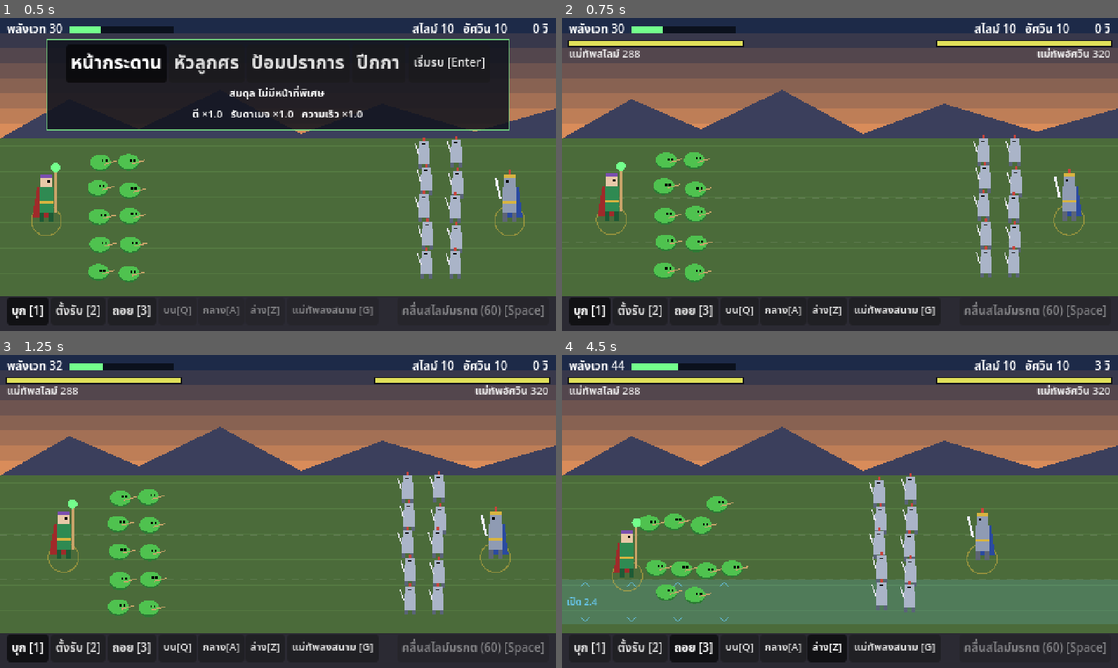
Above: before the commit, frames 1-4 (two rows, left to right).
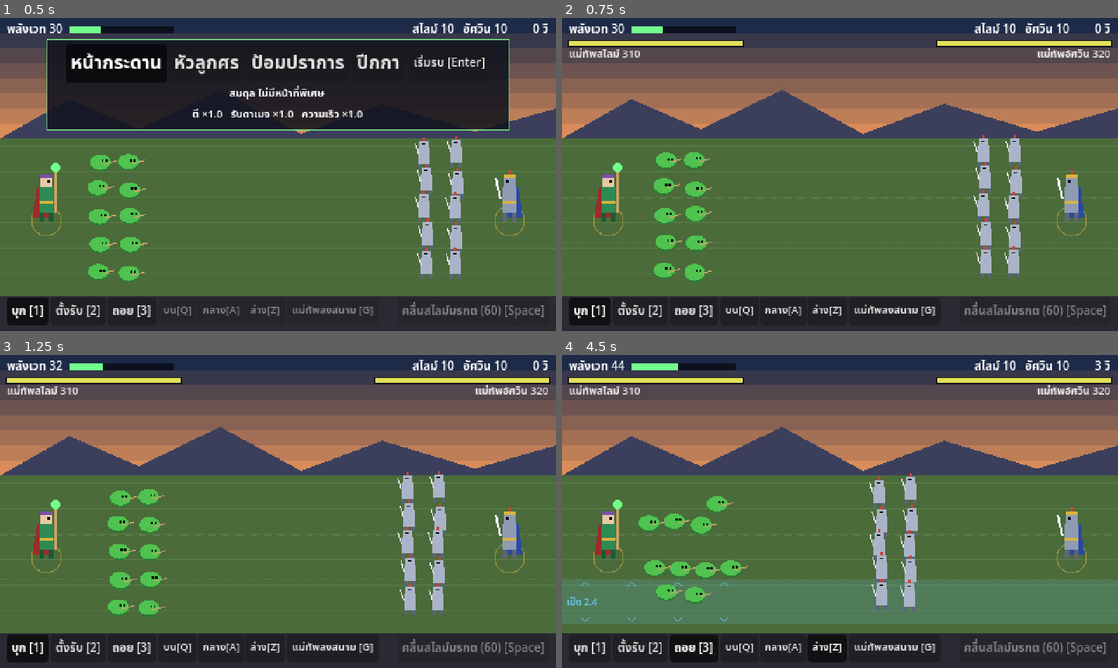
Above: after the commit, the same moments.

Repository: tomorrow-writer/GateFall
Game: Godot game, scene res://scenes/Battle.tscn
The game is run twice, just before and just after one commit, with the same random seed, the same clock (stepped at 60 frames per second) and the same inputs.
Inputs (mouse positions are in pixels of both pictures, inside the frame that each line leads up to):
- Up to frame 1 (0.5 s): no input
- Up to frame 2 (0.75 s): click "เริ่มรบ [Enter]" at 0.5 s
- Up to frame 3 (1.25 s): no input
- Up to frame 4 (4.5 s): tap Enter at 1.25 s; move the mouse to (962, 495) at 1.27 s; hold Up 1.28-2.03 s; tap 1 at 1.35 s; click (962, 495) at 1.42 s; tap Space at 1.52, 2.27, 3.77 s; move the mouse to (728, 527) at 2.02 s; hold Down 2.03-2.78 s; tap 2 at 2.1 s; move the mouse to (895, 442) at 2.77 s; hold Up 2.78-4.28 s; tap 3 at 2.85 s; move the mouse to (812, 574) at 3.52 s; tap Q at 3.6 s; click (812, 574) at 3.67 s; move the mouse to (1006, 558) at 4.27 s; hold A from 4.28 s (still down); tap Z at 4.35 s

Frame 1 is identical in both runs. In frame 2, 0.9% of the frame differs, in the area x 5-95%, y 10-70%; in frame 3, 2.0%; in frame 4, 2.5%, in the area x 5-95%, y 10-83%.

Commit message:
Generals hold their post until sent in
- A general no longer follows its troops: it stands at its post (DF style),
  only hits enemies that reach it, and walks back there after a recall.
  With its troops gone it fights on its own.
- Opening a lane moves troops only; the general stays, so a lane special
  aimed at it still lands.
- Per-general style: front_take (damage taken at the front) and ai_charge
  (front / mopup / never). Slime general is a brawler (front, x2.5),
  knight general a commander (never, x1.5).
- Retuned: slime general 310 hp / 17 atk (even duel), wave 10 dmg with
  range 420, general_charge.front_take 1.5. Line/charge mirror 50/50.

Co-Authored-By: Claude Opus 5.5 <noreply@anthropic.com>
Claude-Session: https://claude.ai/code/session_01XNNexvR8wr8HuLqn2xjHR4

Diff:
--- a/gate-fall-game/data/battle_config.json
+++ b/gate-fall-game/data/battle_config.json
@@ -42,8 +42,8 @@
   "_split_note": "Open a lane: troops in it step out to the neighbouring lane at speed_mult x their speed, nobody enters it for duration s, everyone hits crowd_atk x while it is open. margin = px around the lane that also counts as inside.",
   "split": { "label": "แยกเลน", "duration": 2.5, "speed_mult": 2.5, "crowd_atk": 0.95, "margin": 2 },
 
-  "_general_charge_note": "General fights at the front: +mp_on_hit MP per hit it lands, specials launch from where it stands; takes channel_take x damage while channelling a special at the front; walks back at return_spd_mult x speed when recalled.",
-  "general_charge": { "label": "แม่ทัพลงสนาม", "mp_on_hit": 8, "channel_take": 1.25, "return_spd_mult": 0.8 },
+  "_general_charge_note": "General fights at the front: +mp_on_hit MP per hit it lands, specials launch from where it stands; takes front_take x damage out there, and channel_take x on top while channelling a special; walks back at return_spd_mult x speed when recalled.",
+  "general_charge": { "label": "แม่ทัพลงสนาม", "mp_on_hit": 8, "front_take": 1.5, "channel_take": 1.25, "return_spd_mult": 0.8 },
 
   "units": {
     "slime_big": {
@@ -73,18 +73,18 @@
       "hp": 64, "atk": 7, "cd": 1.1, "spd": 24,
       "reach": 25, "radius": 10
     },
-    "_generals_note": "Generals, starting point from run_sims: slime general 6x hp / 3x atk of a big slime; knight general 5x hp / ~2.6x atk of a knight (6x/3x made slimes win only 5-20%). A bit slower than troops. engage_range = fights enemies this close; follow_gap = hangs this far behind its troops.",
+    "_generals_note": "Generals start at general_spot behind their army and stay there (hitting only enemies that reach them) until sent in with general_charge; sized so a general-vs-general duel (when all troops are gone) is about even: slime 310 hp / 17 atk vs knight 320 / 18. Each general has a style: front_take = its own damage-taken x when sent in (else general_charge.front_take), ai_charge = how the AI uses it: front (fights at the front from the start), mopup (goes in to finish a beaten army), never. The slime general is a brawler (strong at the front, so it pays more there); the knight general is a commander who should stay back",
     "general_slime": {
       "kind": "general", "role": "general",
-      "hp": 288, "atk": 15, "cd": 1.0, "spd": 24,
+      "hp": 310, "atk": 17, "cd": 1.0, "spd": 24,
       "reach": 28, "radius": 14,
-      "engage_range": 70, "follow_gap": 45
+      "front_take": 2.5, "ai_charge": "front"
     },
     "general_knight": {
       "kind": "general", "role": "general",
       "hp": 320, "atk": 18, "cd": 1.1, "spd": 20,
       "reach": 28, "radius": 14,
-      "engage_range": 70, "follow_gap": 45
+      "front_take": 1.5, "ai_charge": "never"
     }
   },
 
@@ -135,7 +135,7 @@
       "lanes": 0,
       "telegraph": 1.75,
       "launch_offset": 12,
-      "range": 300,
+      "range": 420,
       "min_damage_pct": 40,
       "start_x": 30,
       "speed": 300,
@@ -163,7 +163,7 @@
     }
   },
 
-  "_ai_note": "BattleAI, see scripts/battle/BattleAI.gd (sam …(542 unchanged characters)… se order until it passes. General charge: after charge_after s, go in at HP >= charge_hp with troop HP >= charge_adv x enemy's; come back at HP < return_hp or troop HP < return_adv x.",
+  "_ai_note": "BattleAI, see scripts/battle/BattleAI.gd (sam …(542 unchanged characters)… se order until it passes. General charge (mop-up): after charge_after s, go in at HP >= charge_hp with troop HP >= charge_adv x enemy's and at most charge_max_enemy_troops enemy troops left; come back at HP < return_hp or troop HP < return_adv x.",
   "ai": {
     "think_interval": 0.5,
     "min_share": 0.35,
@@ -179,7 +179,8 @@
     "full_response": "hold",
     "charge_after": 4,
     "charge_hp": 0.7,
-    "charge_adv": 1.1,
+    "charge_adv": 1.5,
+    "charge_max_enemy_troops": 3,
     "return_hp": 0.4,
     "return_adv": 0.7
   },
--- a/gate-fall-game/scripts/battle/BattleAI.gd
+++ b/gate-fall-game/scripts/battle/BattleAI.gd
@@ -17,13 +17,17 @@
 ##   general hurt with enemies on it: any hit, those enemies count danger_weight x.
 ##
 ## Dodging (checked every step): reaction_time s after an enemy cast starts,
-##   with chance dodge_skill: a lane special holding dodge_min_units of ours
-##   (the general counts general_weight) -> open that lane; a full-field special
+##   with chance dodge_skill: a lane special holding dodge_min_units of our
+##   troops -> open that lane; a full-field special
 ##   -> switch to full_response ("hold", "retreat" or "none") until it is over.
 ##
-## General charge (every think_interval s, after charge_after s): send the
-##   general in while its HP >= charge_hp and our troops' HP >= charge_adv x
-##   theirs; call it back when HP < return_hp or troops fall below return_adv x.
+## General charge (every think_interval s, after charge_after s), by the
+##   general's own style (units.<general>.ai_charge): "front" goes in while its
+##   HP >= charge_hp and comes back below return_hp; "never" stays; "mopup"
+##   (default) is a mop-up
+##   charge: send the general in while its HP >= charge_hp, our troops' HP >=
+##   charge_adv x theirs and at most charge_max_enemy_troops of theirs are left;
+##   call it back when HP < return_hp or troops fall below return_adv x.
 ## Tuning lives in battle_config.json "ai"; DEFAULTS below fill any gap.
 extends RefCounted
 
@@ -44,7 +48,8 @@
 	"full_response": "hold",
 	"charge_after": 4.0,
 	"charge_hp": 0.7,
-	"charge_adv": 1.1,
+	"charge_adv": 1.5,
+	"charge_max_enemy_troops": 3,
 	"return_hp": 0.4,
 	"return_adv": 0.7,
 }
@@ -225,8 +230,9 @@
 		var y1 := float(info.y1)
 		var exposure := 0.0
 		for u in sim.units:
-			if u.alive and u.side == s and u.y >= y0 and u.y <= y1:
-				exposure += float(tuning.general_weight) if u.is_general else 1.0
+			# troops only: the general does not step out of an opened lane
+			if u.alive and u.side == s and not u.is_general and u.y >= y0 and u.y <= y1:
+				exposure += 1.0
 		if exposure >= float(tuning.dodge_min_units) and s.split_lane != lane:
 			sim.split(side_id, lane)
 		return
@@ -246,16 +252,33 @@
 	if g == null or not g.alive or sim.time < float(tuning.charge_after):
 		return
 	var hp: float = g.hp / g.max_hp
+	# Each general has its own style (units.<general>.ai_charge):
+	#   "front" = fights at the front from the start, "mopup" = goes in to
+	#   finish a beaten army, "never" = always stays at its post.
+	var style := str(sim.cfg.units.get(g.type_id, {}).get("ai_charge", "mopup"))
+	if style == "never":
+		return
+	if style == "front":
+		# only alongside troops that are going in themselves
+		var with_troops: bool = not s.retreating and s.hold_range <= 0.0
+		if not s.gen_charge and hp >= float(tuning.charge_hp) and with_troops:
+			sim.set_general_charge(side_id, true)
+		elif s.gen_charge and (hp < float(tuning.return_hp) or not with_troops):
+			sim.set_general_charge(side_id, false)
+		return
 	var own := 0.0
 	var theirs := 0.0
+	var their_n := 0
 	for u in sim.units:
 		if u.alive and not u.is_general:
 			if u.side == s:
 				own += u.hp
 			else:
 				theirs += u.hp
+				their_n += 1
 	if not s.gen_charge:
-		if hp >= float(tuning.charge_hp) and own >= theirs * float(tuning.charge_adv):
+		if hp >= float(tuning.charge_hp) and own >= theirs * float(tuning.charge_adv) \
+				and their_n <= int(tuning.charge_max_enemy_troops):
 			sim.set_general_charge(side_id, true)
 	elif hp < float(tuning.return_hp) or own < theirs * float(tuning.return_adv):
 		sim.set_general_charge(side_id, false)
--- a/gate-fall-game/scripts/battle/BattleSim.gd
+++ b/gate-fall-game/scripts/battle/BattleSim.gd
@@ -26,11 +26,14 @@
 ##   set_order   charge / hold / retreat. Changing order costs switch_delay s
 ##               where the troops stand frozen (opening a lane does not).
 ##   split       open a lane for split.duration s: troops in it step out to the
-##               neighbouring lane(s) and nobody walks into it; everyone fights
-##               a little worse while crowded (split.crowd_atk).
+##               neighbouring lane(s) and none walk into it; everyone fights a
+##               little worse while crowded (split.crowd_atk). The general does
+##               not move: it stands at its post (DF style), so a special aimed
+##               at its lane still hits it.
 ##   set_general_charge  the general fights at the front like a soldier: gains
 ##               MP per hit (general_charge.mp_on_hit), specials launch from
-##               the front, but takes channel_take x damage while channelling,
+##               the front, but takes front_take x damage out there (and
+##               channel_take x more while channelling),
 ##               and walks back slower when recalled.
 ##
 ## Events: hit, die, spawn, cast (warning starts), launch, wavehit, cancel,
@@ -49,8 +52,10 @@
 ##   godot --headless --script res://tools/run_sims.gd -- --config=res://data/battle_config_prototype.json --per-battle --dodge=off --enemy-dodge=off
 ##
 ## Generals (CLAUDE.md section 5): a side with "general" in the config fields a
-## general that hangs back behind its troops, fights when an enemy comes within
-## engage_range (or when its troops are gone), and the side loses when it falls.
+## general that stands at its post behind the army (DF style) and only hits
+## enemies that reach it, until set_general_charge sends it in. A general
+## whose troops are all gone fights on its own (and two such generals duel). The side loses when
+## its general falls.
 class_name BattleSim
 extends RefCounted
 
@@ -93,12 +98,14 @@
 	var splits: int = 0  # times this side opened a lane
 	var gen_charge: bool = false  # general fights at the front
 	var gen_returning: bool = false  # recalled, walking back slowly
+	var home_x: float  # where the general stands when not sent in
+	var home_y: float
 	# Index of the general in `units`, -1 = none (side loses when all units are gone).
 	# An index, not a Unit reference: Unit.side points back here, and a
 	# reference cycle would leak.
 	var general_idx: int = -1
 	var troops: int  # alive non-general units at the start of the step
-	var troop_cx: float  # their centre, where the general follows
+	var troop_cx: float  # their centre
 	var troop_cy: float
 
 
@@ -129,9 +136,8 @@
 	var bx: float = 0.0  # where a split piece came from (view only)
 	var by: float = 0.0
 	var is_general: bool = false
+	var front_take: float = 0.0  # general: own damage-taken x at the front (0 = general_charge.front_take)
 	var flank_sign: int = 1  # -1 = upper half of the formation, +1 = lower (envelop side)
-	var engage_range: float = 0.0  # general: fights enemies closer than this
-	var follow_gap: float = 0.0  # general: stays this far behind its troops
 
 
 var cfg: Dictionary
@@ -257,6 +263,8 @@
 		var gx := float(sd.general_spot[0])
 		g.x = gx if s.facing == 1 else float(_field.width) - gx
 		g.y = float(sd.general_spot[1])
+		s.home_x = g.x
+		s.home_y = g.y
 		g.t = rng.next() * float(_combat.start_cd_jitter)
 		g.anim = rng.next() * float(_combat.anim_jitter)
 		s.general_idx = units.size()
@@ -316,6 +324,7 @@
 	var crowd_atk := float(_split_cfg.get("crowd_atk", 1))
 	var mp_on_hit := float(_gcharge_cfg.get("mp_on_hit", 0))
 	var channel_take := float(_gcharge_cfg.get("channel_take", 1))
+	var front_take := float(_gcharge_cfg.get("front_take", 1))
 
 	# PROTOTYPE: loops over the snapshot without re-checking `alive`, so a unit
 	# killed earlier in this step still moves and can still attack this step.
@@ -333,10 +342,10 @@
 		if u.is_general and not us.pending.is_empty():
 			u.walking = false
 			continue
-		if us.split_lane >= 0 and _in_lane(us.split_lane, u.y):
+		if us.split_lane >= 0 and not u.is_general and _in_lane(us.split_lane, u.y):
 			_step_out_of_lane(u, dt)
 			continue
-		if us.retreating:
+		if us.retreating and not (u.is_general and not us.gen_charge):
 			_retreat(u, dt, move_y)
 			continue
 		if u.tg == null or not u.tg.alive or u.re <= 0.0:
@@ -362,8 +371,11 @@
 		var d := BattleMath.hypot(dx, dy)
 		if d == 0.0:
 			d = 1.0
-		if u.is_general and us.troops > 0 and d > u.engage_range and not us.gen_charge:
-			_follow_troops(u, dt, move_y)
+		# A general not sent in holds its post: it hits whoever reaches it but
+		# never chases (walks back to the post after a recall). With no troops
+		# left it fights on its own.
+		if u.is_general and not us.gen_charge and us.troops > 0 and d > u.reach:
+			_hold_post(u, dt, move_y)
 			continue
 		if d > u.reach:
 			if us.hold_range > 0.0 and d > us.hold_range and not (u.is_general and us.gen_charge):
@@ -379,7 +391,7 @@
 				dm = 1.0
 			var nx := u.x + dx / dm * sp * dt
 			var ny := u.y + my / dm * sp * dt
-			if us.split_lane >= 0:
+			if us.split_lane >= 0 and not u.is_general:
 				ny = _keep_out_of_lane(us.split_lane, u.y, ny)
 			if _leashed(u, nx, ny):
 				u.walking = false
@@ -402,8 +414,10 @@
 				dmg *= v.side.form_take
 				if us.split_lane >= 0:
 					dmg *= crowd_atk
-				if v.is_general and v.side.gen_charge and not v.side.pending.is_empty():
-					dmg *= channel_take
+				if v.is_general and v.side.gen_charge:
+					dmg *= v.front_take if v.front_take > 0.0 else front_take
+					if not v.side.pending.is_empty():
+						dmg *= channel_take
 				v.hp -= dmg
 				v.fx = hit_flash
 				if u.is_general and us.gen_charge and mp_on_hit > 0.0:
@@ -664,16 +678,13 @@
 	return dn > BattleMath.hypot(u.x - g.x, u.y - g.y)
 
 
-## General walks to a point follow_gap behind the centre of its troops
-## (slower while walking back from the front after a recall).
-func _follow_troops(u: Unit, dt: float, move_y: float) -> void:
+## General not sent in: stands at its post (where it started); after a
+## recall it walks back there
+## at return_spd_mult x speed.
+func _hold_post(u: Unit, dt: float, move_y: float) -> void:
 	var s := u.side
-	var px := s.troop_cx - float(s.facing) * u.follow_gap
-	px = clampf(px, float(_field.x_min), float(_field.x_max))
-	var dx := px - u.x
-	var dy := s.troop_cy - u.y
-	if s.split_lane >= 0 and _in_lane(s.split_lane, s.troop_cy):
-		dy = 0.0
+	var dx := s.home_x - u.x
+	var dy := s.home_y - u.y
 	var d := BattleMath.hypot(dx, dy)
 	if d < 2.0:
 		u.walking = false
@@ -689,8 +700,6 @@
 		dm = 1.0
 	u.x += dx / dm * sp * dt
 	var ny := u.y + my / dm * sp * dt
-	if s.split_lane >= 0:
-		ny = _keep_out_of_lane(s.split_lane, u.y, ny)
 	u.y = ny
 	u.walking = true
 
@@ -862,8 +871,7 @@
 	u.radius = float(def.radius)
 	u.split = def.get("split", {})
 	u.is_general = def.get("role", "") == "general"
-	u.engage_range = float(def.get("engage_range", 0))
-	u.follow_gap = float(def.get("follow_gap", 0))
+	u.front_take = float(def.get("front_take", 0))
 	if def.has("scale_from"):
 		var base: Dictionary = cfg.units[def.scale_from]
 		var p := float(def.strength_pct) / 100.0
